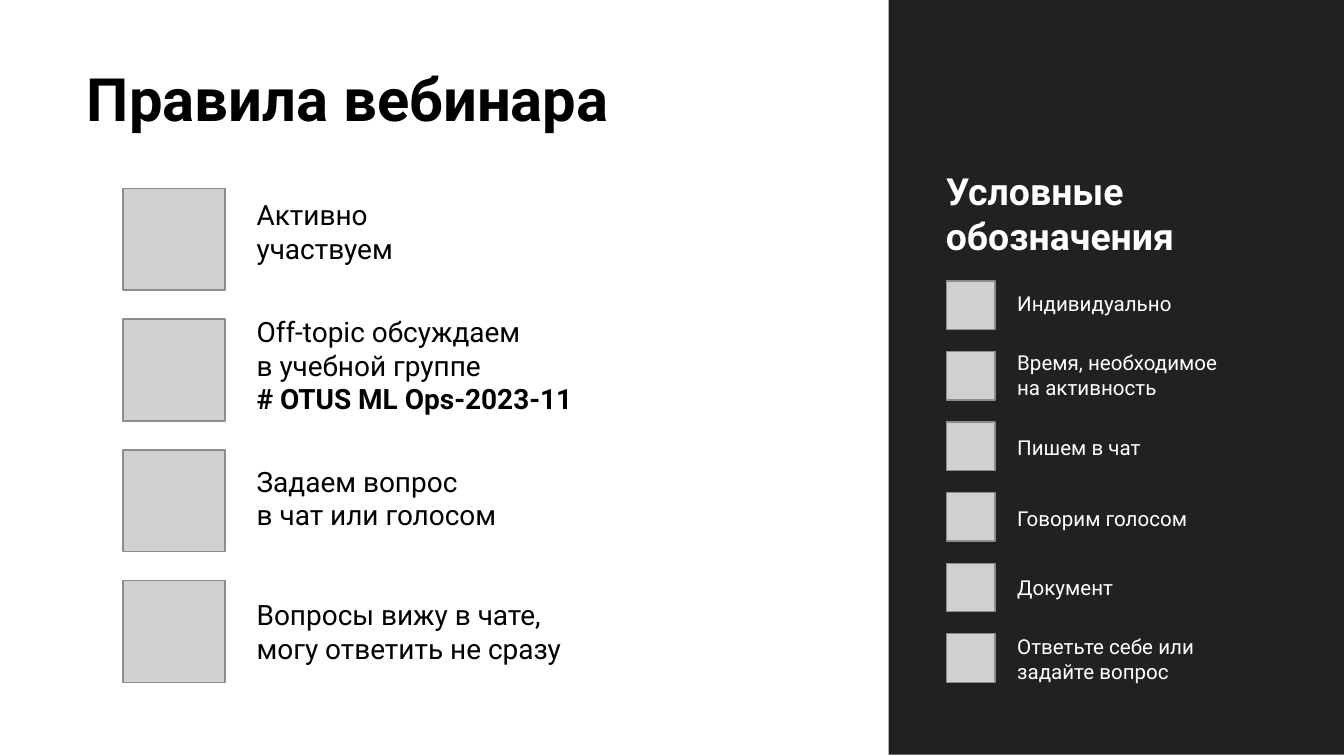
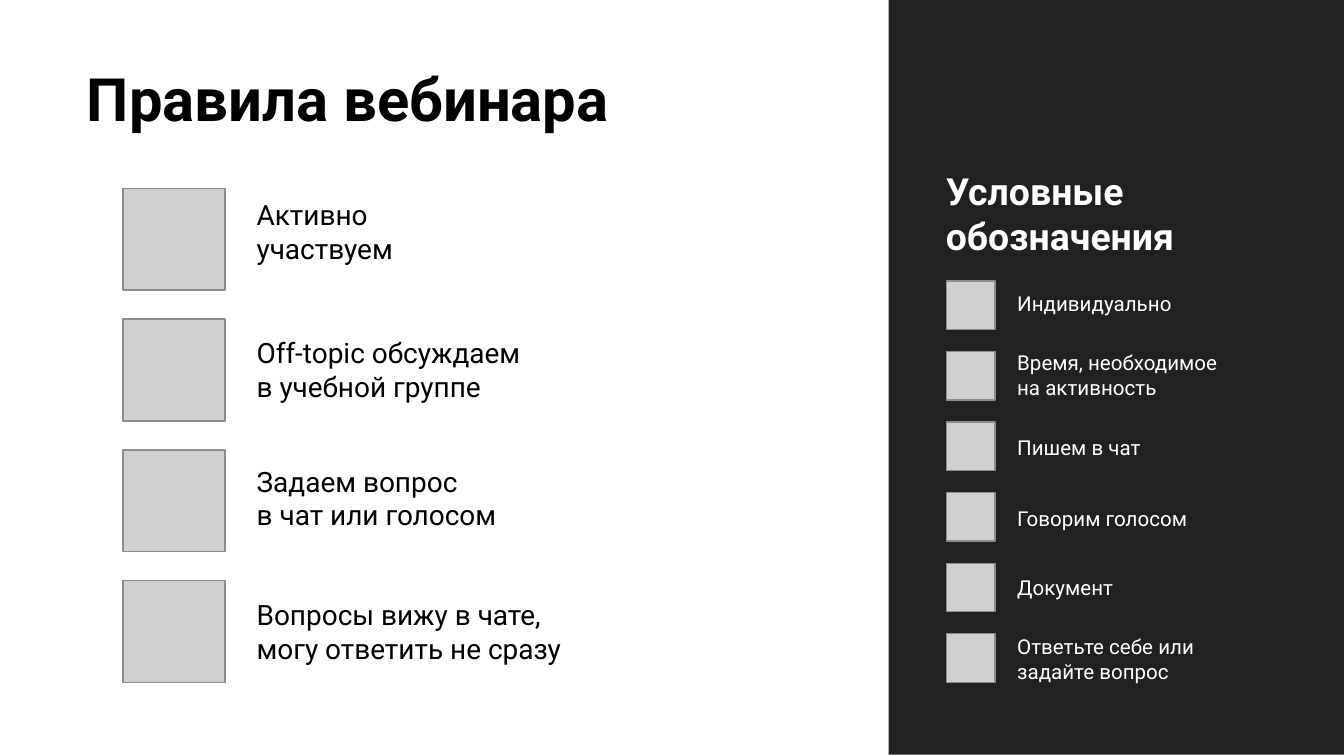
Before and after one commit to stureiko/Otus_lectures, a slide deck: slide 4 of MLOps/37 - Prometheus, метрики/Presentation/37 Prometheus.pptx. Drawn at 1344x756 pixels with LibreOffice and Linux fonts; fonts in the diff are those of the drawing; grey boxes stand for pictures; background and template pictures are left out. Boxes give left, top, right and bottom in pixels: in the first picture for what was removed or moved away, otherwise in the second. Text is boxed around its words. In the diff, an @@ line names an element or a change of style, - is before the commit and + after.

```diff
--- a/MLOps/37 - Prometheus, метрики/Presentation/37 Prometheus.pptx
+++ b/MLOps/37 - Prometheus, метрики/Presentation/37 Prometheus.pptx
@@ text "Off-topic обсуждаем" moved from (x1=257, y1=320, x2=572, y2=415) to (x1=257, y1=341, x2=520, y2=403) @@
@@ text at (x1=280, y1=388, x2=572, y2=415): paragraph removed @@
-# OTUS ML Ops-2023-11
```
Also in this commit, not shown: 4 other slides changed, 7 other files.
